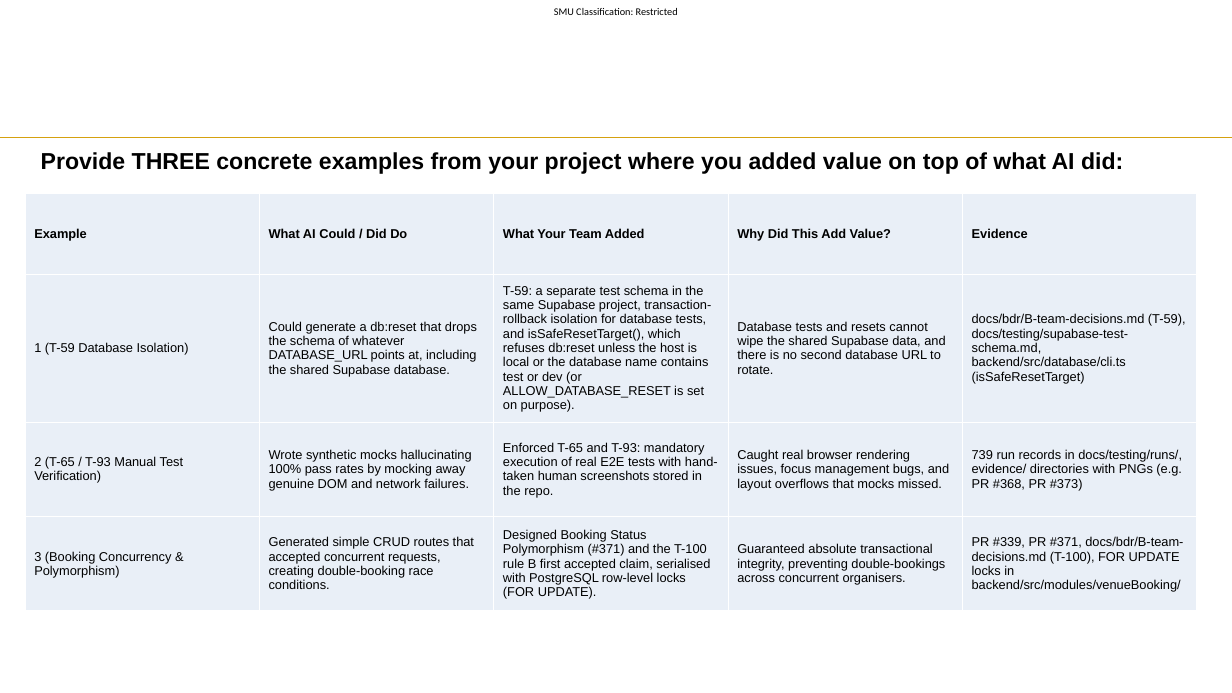
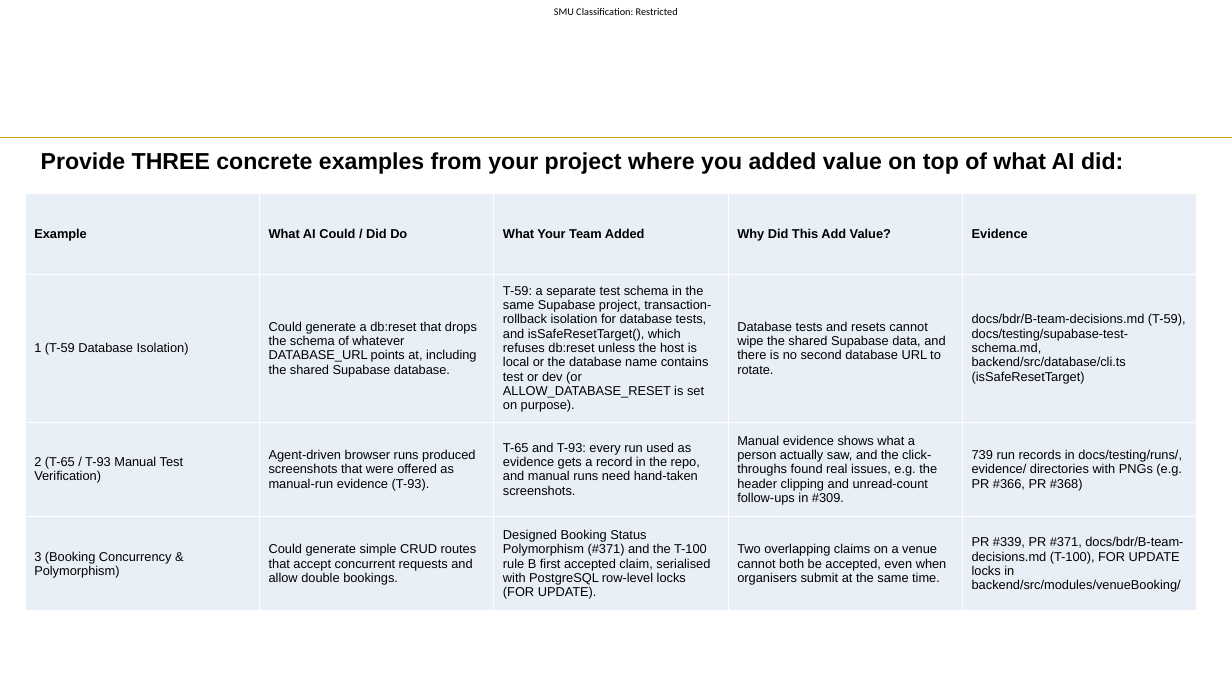
Before and after one commit to hongyime/sgConnectSphere2026, a slide deck: slide 6 of docs/slides/presentation/Week 11 Presentation.pptx. Drawn at 1232x693 pixels with LibreOffice and Linux fonts; fonts in the diff are those of the drawing; background and template pictures are left out. Boxes give left, top, right and bottom in pixels: in the first picture for what was removed or moved away, otherwise in the second. Text is boxed around its words. In the diff, an @@ line names an element or a change of style, - is before the commit and + after.

```diff
--- a/docs/slides/presentation/Week 11 Presentation.pptx
+++ b/docs/slides/presentation/Week 11 Presentation.pptx
@@ table at bbox=[25, 193, 1199, 603] @@
-row 3: 2 (T-65 / T-93 Manual Test Verification) | Wrote synthetic mocks hallucinating 100% pass rates by mocking away genuine DOM and network failures. | Enforced T-65 and T-93: mandatory execution of real E2E tests with hand-taken human screenshots stored in the repo. | Caught real browser rendering issues, focus management bugs, and layout overflows that mocks missed. | 739 run records in docs/testing/runs/, evidence/ directories with PNGs (e.g. PR #368, PR #373)
+row 3: 2 (T-65 / T-93 Manual Test Verification) | Agent-driven browser runs produced screenshots that were offered as manual-run evidence (T-93). | T-65 and T-93: every run used as evidence gets a record in the repo, and manual runs need hand-taken screenshots. | Manual evidence shows what a person actually saw, and the click-throughs found real issues, e.g. the header clipping and unread-count follow-ups in #309. | 739 run records in docs/testing/runs/, evidence/ directories with PNGs (e.g. PR #366, PR #368)
-row 4, column 2: Generated simple CRUD routes that accepted concurrent requests, creating double-booking race conditions.
+row 4, column 2: Could generate simple CRUD routes that accept concurrent requests and allow double bookings.
-row 4, column 4: Guaranteed absolute transactional integrity, preventing double-bookings across concurrent organisers.
+row 4, column 4: Two overlapping claims on a venue cannot both be accepted, even when organisers submit at the same time.
```
Also in this commit, not shown: 11 other slides changed, 1 other file.
